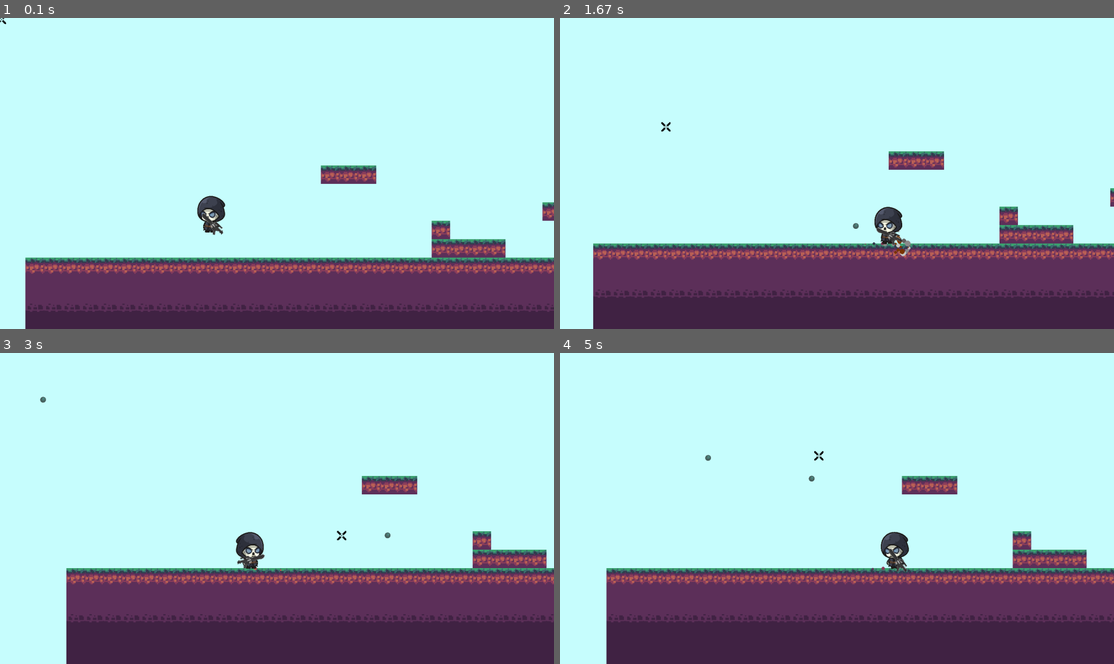
Above: before the commit, frames 1-4 (two rows, left to right).
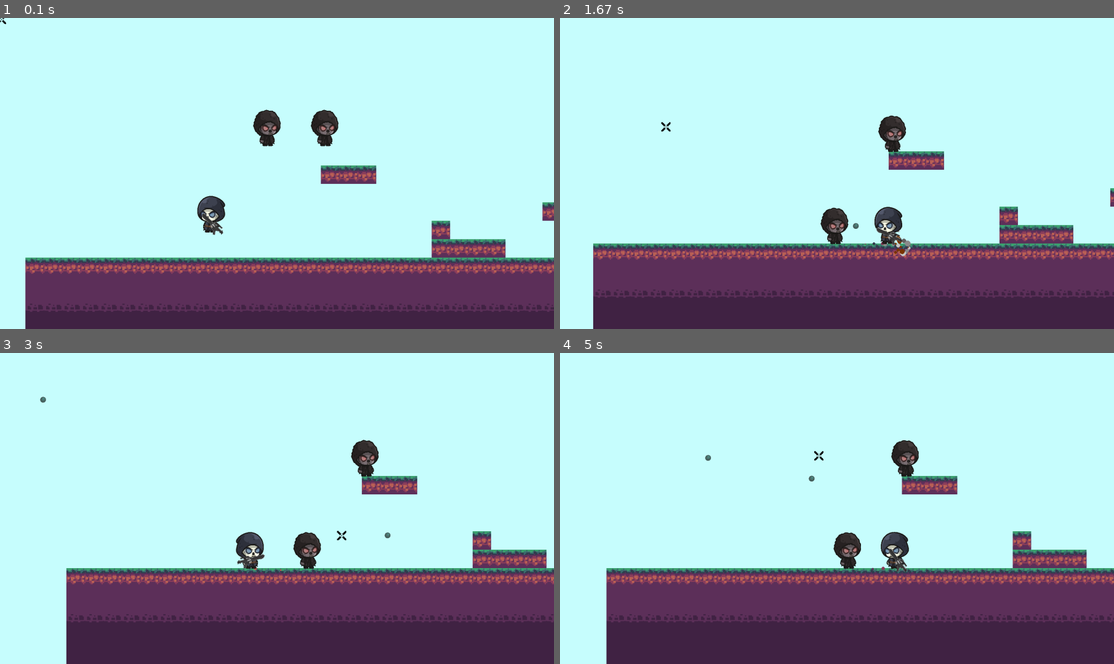
Above: after the commit, the same moments.

Repository: 000Nobody/Pygame-Platformer-Shooter
Game: pygame game, started from main.py
Two runs of this game, one before a commit and one after it. Both use one fixed random seed, a clock stepped at 60 frames per second and the inputs below.
Inputs (mouse positions are in pixels of both pictures, inside the frame that each line leads up to):
- Up to frame 1 (0.1 s): no input
- Up to frame 2 (1.67 s): hold D 0.33-0.8 s; move the mouse to (814, 189) at 0.37 s; hold W 0.83-1.13 s; move the mouse to (1014, 164) at 0.87 s; click (892, 241) at 1.22 s; hold D from 1.5 s (still down); click (665, 126) at 1.58 s
- Up to frame 3 (3 s): release D at 1.97 s; hold A 2-2.53 s; click (360, 399) at 2.08 s; hold A 2.57-2.97 s; click (343, 536) at 2.65 s
- Up to frame 4 (5 s): hold W 3-3.37 s; click (848, 402) at 3.08 s; hold D 3.4-4.03 s; click (637, 499) at 3.48 s; hold A 4.07-4.53 s; click (842, 542) at 4.15 s; hold D from 4.57 s (still down); click (820, 455) at 4.65 s

The runs differ from the first frame. In frame 1, 0.9% of the frame differs, in the area x 45-62%, y 29-42%; in frame 2, 0.9%; in frame 3, 0.9%, in the area x 52-69%, y 27-70%; in frame 4, 0.9%.

Commit message:
Did some work on enemies

Diff:
--- a/main.py
+++ b/main.py
@@ -19,6 +19,7 @@
 bullets = []
 tile_rects = []
 particles = []
+enemies = []
 
 #-----Load Images-----
 cursor = pygame.transform.scale(pygame.image.load('data/images/cursor.png'), (32, 32)).convert()
@@ -226,17 +227,30 @@
 		self.frame = frame
 
 class Enemy():
-	def __init__(self, vel, jump_height, pathfind_range):
+	def __init__(self, start_pos, width, height, vel, jump_height, pathfind_range):
+		self.start_pos = start_pos
+		self.width = width
+		self.height = height
 		self.vel = vel
 		self.jump_height = jump_height
 		self.pathfind_range = pathfind_range
 		self.movement = [0, 0]
+		self.moving_right = False
+		self.moving_left = False
+		self.jumping = False
 		self.vertical_momentum = 0
+		self.flip = False
 		self.animation_speed = 0
 		self.frame = 0
 		self.action = 'Idle'
 		self.animation_database = load_animations(['Running', 'Idle', 'Walking'], 'enemy_images')
-		self.rect = pygame.Rect(int(levels[self.level].player_pos[0]), int(levels[self.level].player_pos[1]), self.width, self.height)
+		self.rect = pygame.Rect(int(self.start_pos[0]), int(self.start_pos[1]), self.width, self.height)
+
+	def update(self):
+		self.move()
+		self.ai()
+		self.attack()
+		self.looking()
 
 	def move(self):
 		if self.moving_right == True:
@@ -295,13 +309,27 @@
 
 		screen.blit(pygame.transform.flip(current_image, self.flip, False), (int(self.rect.x - 60 - scroll[0]), int(self.rect.y - 40 - scroll[1])))
 
+	def change_action(self, current_action, new_action, frame):
+		if current_action != new_action:
+			current_action = new_action
+			frame = 0
+		self.action = current_action
+		self.frame = frame
+
 	def attack(self):
-		if sqrt((self.rect.centerx - player.rect.centerx)^2 + (self.rect.centery - player.rect.centery)) <= self.pathfind_range:
+		print(math.sqrt(abs((self.rect.centerx - player.rect.centerx)**2 + (self.rect.centery - player.rect.centery))))
+		if math.sqrt(abs((self.rect.centerx - player.rect.centerx)**2 + (self.rect.centery - player.rect.centery))) <= self.pathfind_range:
 			pass
 
 	def ai(self):
-		if sqrt((self.rect.centerx - player.rect.centerx)^2 + (self.rect.centery - player.rect.centery)) <= self.pathfind_range:
+		if math.sqrt(abs((self.rect.centerx - player.rect.centerx)**2 + (self.rect.centery - player.rect.centery))) <= self.pathfind_range:
 			pass
+
+	def looking(self):
+		if self.moving_right:
+			self.flip = False
+		if self.moving_left:
+			self.flip = True
 
 class Gun():
 	global x_offset, y_offset
@@ -399,11 +427,14 @@
 	def draw(self):
 		pygame.draw.circle(screen, self.color, (int(self.x - scroll[0]), int(self.y - scroll[1])), int(self.radius))
 
-levels = {'tutorial':Level(0, [600, 600], [800, 300]), 'level1':Level(1, [600, 600], [800, 300])}
+levels = {'tutorial':Level(0, [600, 600], [(800, 300), (1000, 300)]), 'level1':Level(1, [600, 600], [800, 300])}
 for level in levels:
 	levels[level].load_map()
 
 player = Player(75, 125, 10, 28)
+
+for enemy_pos in levels[player.level].enemy_pos:
+	enemies.append(Enemy(enemy_pos, 75, 125, 10, 28, 600))
 
 gun = Gun(gun_img)
 
@@ -429,6 +460,9 @@
 
 	for particle in particles:
 		particle.draw()
+
+	for enemy in enemies:
+		enemy.draw()
 
 	player.draw()
 
@@ -520,6 +554,9 @@
 		if particle.radius <= 0:
 			particles.remove(particle)
 
+	for enemy in enemies:
+		enemy.update()
+
 	player.update()
 	gun.update()
 	draw()
